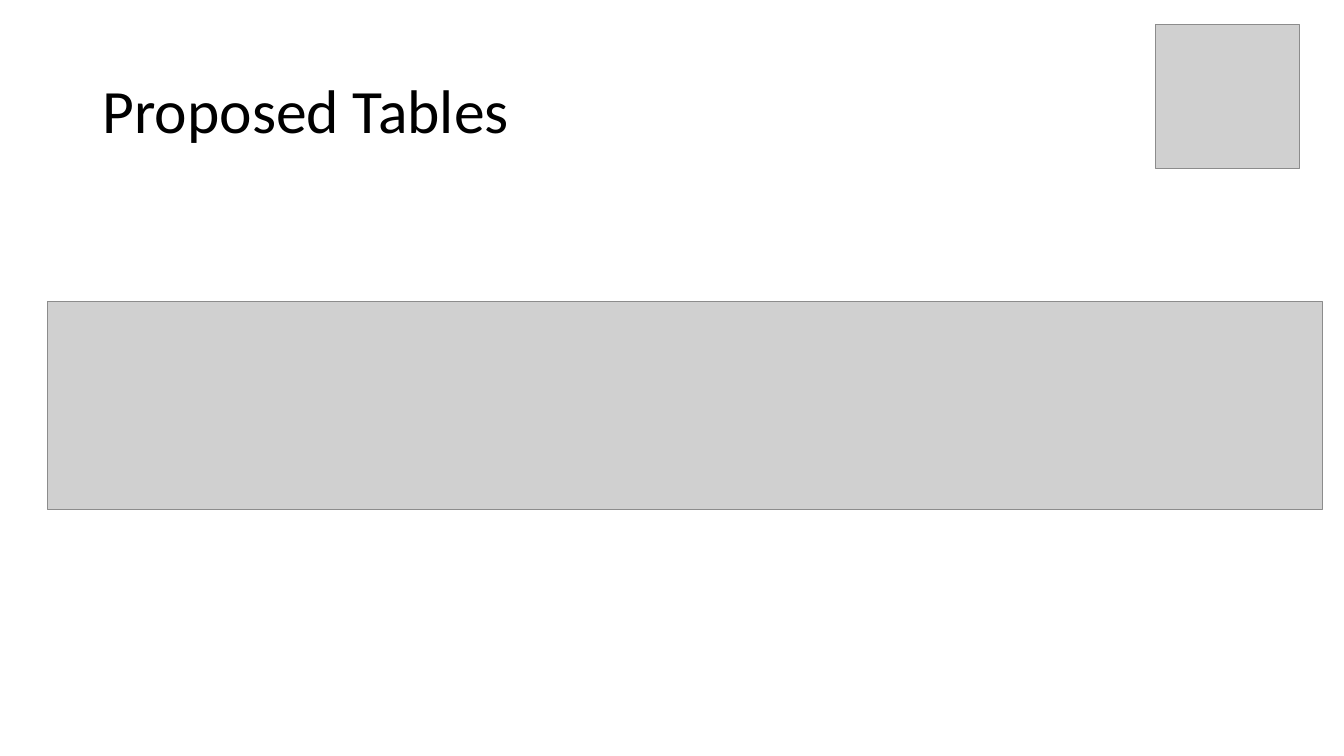
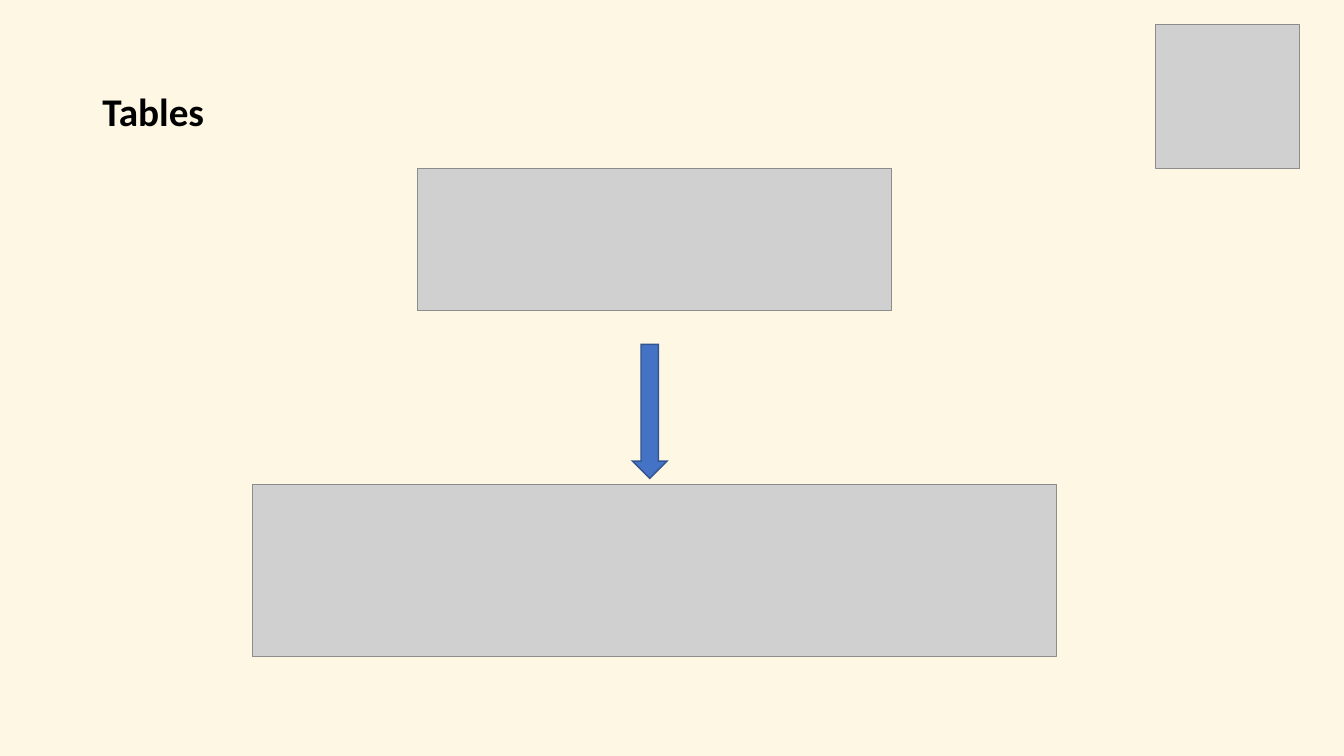
Before and after one commit to wcalil/project-2, a slide deck: slide 4 of hangrr.pptx. Drawn at 1344x756 pixels with LibreOffice and Linux fonts; fonts in the diff are those of the drawing; grey boxes stand for pictures. Boxes give left, top, right and bottom in pixels: in the first picture for what was removed or moved away, otherwise in the second. Text is boxed around its words. In the diff, an @@ line names an element or a change of style, - is before the commit and + after.

```diff
--- a/hangrr.pptx
+++ b/hangrr.pptx
@@ background #FFFFFF to #FDF7E3 @@
@@ title at [102, 98, 204, 127]: text changed; size 44 to 28 pt; bold on @@
-Proposed Tables
+Tables
@@ picture added at [417, 168, 892, 311] @@
@@ picture removed at [47, 301, 1323, 509] @@
@@ right arrow added at [633, 344, 667, 478], fill #4472C4, outline #325491 1 pt @@
@@ picture added at [252, 485, 1057, 656] @@
```
Also in this commit, not shown: 4 other slides changed, 1 slide added, 3 slides removed, 2 other files.
